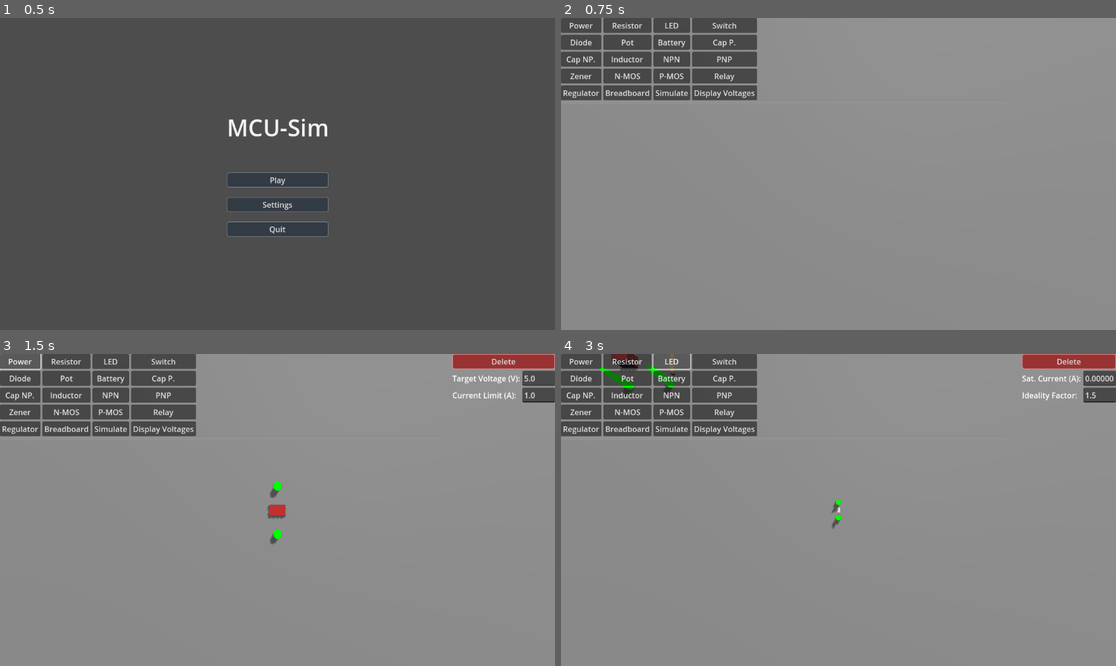
Above: before the commit, frames 1-4 (two rows, left to right).
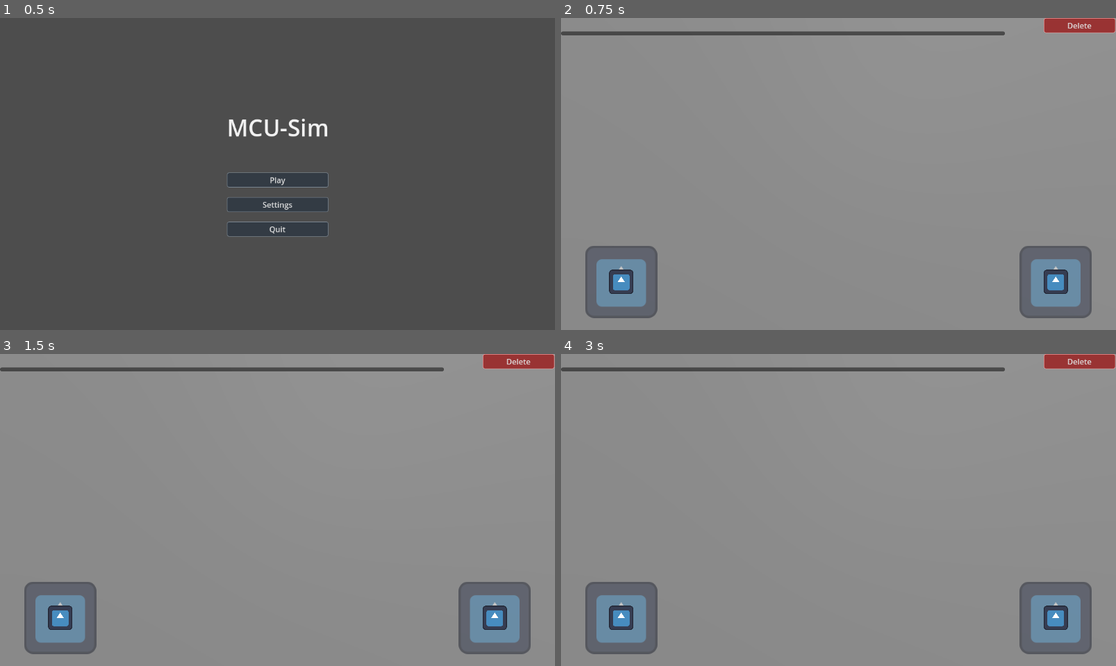
Above: after the commit, the same moments.

Repository: supastishn/mcu-sim
Game: Godot game, scene res://ui/MainMenu.tscn
The game is run twice, just before and just after one commit, with the same random seed, the same clock (stepped at 60 frames per second) and the same inputs. The engine's default icon, where the game draws it, is replaced by a stand-in: a white triangle on a blue panel in a dark square.
Inputs (mouse positions are in pixels of both pictures, inside the frame that each line leads up to):
- Up to frame 1 (0.5 s): no input
- Up to frame 2 (0.75 s): click "Play" at 0.5 s
- Up to frame 3 (1.5 s): click (22, 360) at 1.25 s, where only the run before the commit has a clickable "Power"
- Up to frame 4 (3 s): click (627, 360) at 2 s, where only the run before the commit has a clickable "Resistor"; click (672, 360) at 2.75 s, where only the run before the commit has a clickable "LED"

Frame 1 is identical in both runs. In frame 2, 15% of the frame differs, in the area x 0-100%, y 0-97%; in frame 3, 16%; in frame 4, 16%.
Error after the commit: Parse Error: Could not parse global class "PNPBJT3D" from "res://components/PNPBJT3D.gd". (res://CircuitGraph.gd:165)

Commit message:
fix: correct PNP BJT logic, solver convergence, PMOS test, and cleanup preloads

Diff:
--- a/CircuitGraph.gd
+++ b/CircuitGraph.gd
@@ -2,8 +2,6 @@
 
 class_name CircuitGraph
 
-const LinearSolver = preload("res://solvers/LinearSolver.gd")
-const NewtonRaphsonSolver = preload("res://solvers/NewtonRaphsonSolver.gd")
 const GMIN                := 1.0e-12 # Minimum conductance to ground for all nodes
 const R_LED_ON            := 0.1
 const R_LED_OFF           := 1.0e9
--- a/components/NPNBJT3D.gd
+++ b/components/NPNBJT3D.gd
@@ -1,8 +1,6 @@
 extends Node3D
 
 class_name NPNBJT3D
-
-const LinearSolver = preload("res://solvers/LinearSolver.gd")
 
 
 ## Emitted when a key property of the BJT changes.
--- a/components/PNPBJT3D.gd
+++ b/components/PNPBJT3D.gd
@@ -1,8 +1,6 @@
 extends Node3D
 
 class_name PNPBJT3D
-
-const LinearSolver = preload("res://solvers/LinearSolver.gd")
 
 
 ## Emitted when a key property of the BJT changes.
@@ -135,14 +133,13 @@
 
 	var region = "OFF"
 	var Vth = 0.5
-	if not is_nan(Veb):
-		var Vb_minus_Vc = Vb - Vc
+	if not is_nan(Veb) and not is_nan(Vcb):
 		if Veb > Vth:
-			if Vb_minus_Vc > Vth:
+			if Vcb > Vth:
 				region = "SATURATION"
 			else:
 				region = "ACTIVE"
-		elif Vb_minus_Vc > Vth:
+		elif Vcb > Vth:
 			region = "INVERSE"
 
 	var Vec = Ve - Vc
@@ -176,13 +173,23 @@
 	comp_data.properties["_internal_veb"] = clampf(Veb, -5.0, Vcrit_clamp)
 	comp_data.properties["_internal_vcb"] = clampf(Vcb, -5.0, Vcrit_clamp)
 
+	var Veb = Ve - Vb
+	var Vcb = Vc - Vb
+
+	# Clamp junction voltages to prevent extreme values in the stamp function
+	var Vcrit_clamp = THERMAL_VOLTAGE * log(1e14) # Use same Vcrit as in stamp() for consistency
+	comp_data.properties["_internal_veb"] = clampf(Veb, -5.0, Vcrit_clamp)
+	comp_data.properties["_internal_vcb"] = clampf(Vcb, -5.0, Vcrit_clamp)
+
 	var previous_region = comp_data.properties["operating_region"]
 	var new_region = "OFF"
 	var Vth = 0.5
-	if (Ve - Vb) > Vth:
-		if (Vb - Vc) > Vth: new_region = "SATURATION"
-		else: new_region = "ACTIVE"
-	elif (Vb - Vc) > Vth:
+	if Veb > Vth: # Emitter-Base forward biased
+		if Vcb > Vth: # Collector-Base forward biased
+			new_region = "SATURATION"
+		else:
+			new_region = "ACTIVE"
+	elif Vcb > Vth: # Emitter-Base reverse biased, Collector-Base forward biased
 		new_region = "INVERSE"
 
 	if new_region != previous_region:
@@ -256,11 +263,19 @@
 	var Ib_conv_last = -(Ie_mag_last - Ic_mag_last)
 
 	# We need to add the RHS for the Newton-Raphson update, which is J*V_last - F(V_last).
-	# For PNP, KCL error vector F is [-Ie, Ic, Ib].
+	# For PNP, KCL error vector F is [Ie, -Ic, -Ib] (currents LEAVING node).
+	# The Ebers-Moll currents are conventional (Ie in, Ic/Ib out).
+	# So F is [-Ie_conv, Ic_conv, Ib_conv].
 	# The Jacobian d(F)/dV has already been stamped.
-	var rhs_e = (Ie_conv_last) - (g_pi_pnp * Veb - gm_r_pnp * Vcb)
-	var rhs_c = (-gm_f_pnp * Veb + g_mu_pnp * Vcb) - (Ic_conv_last)
-	var rhs_b = ((gm_f_pnp - g_pi_pnp) * Veb + (gm_r_pnp - g_mu_pnp) * Vcb) - (Ib_conv_last)
+	# RHS = J*V_last - F(V_last)
+
+	var J_V_e = (-g_pi_pnp * Veb - gm_r_pnp * Vcb)
+	var J_V_c = (-gm_f_pnp * Veb + g_mu_pnp * Vcb)
+	var J_V_b = ((gm_f_pnp - g_pi_pnp) * Veb + (g_mu_pnp - gm_r_pnp) * Vcb)
+
+	var rhs_e = J_V_e - (-Ie_conv_last)
+	var rhs_c = J_V_c - Ic_conv_last
+	var rhs_b = J_V_b - Ib_conv_last
 
 	if idx_e != -1: b[idx_e] += rhs_e
 	if idx_c != -1: b[idx_c] += rhs_c
--- a/solvers/NewtonRaphsonSolver.gd
+++ b/solvers/NewtonRaphsonSolver.gd
@@ -1,9 +1,6 @@
 extends Node
 
 class_name NewtonRaphsonSolver
-
-const LinearSolver = preload("res://solvers/LinearSolver.gd")
-
 
 ## Solves a non-linear circuit using Newton-Raphson.
 static func solve(circuit_graph: CircuitGraph, system: Dictionary, delta_time: float) -> bool:
@@ -114,9 +111,10 @@
 
 		circuit_graph._last_solver_debug_info.push_back(iter_info)
 
-		_update_all_nonlinear_states(circuit_graph, system)
+		var state_changed = _update_all_nonlinear_states(circuit_graph, system)
 
-		if _check_convergence(delta_x, v_tolerance):
+		# Converged ONLY if the update is small AND no component states changed.
+		if not state_changed and _check_convergence(delta_x, v_tolerance):
 			return true
 
 	var msg = "NR failed to converge after {i} iterations.".format({"i": max_iter})
--- a/tests/test_circuits.gd
+++ b/tests/test_circuits.gd
@@ -1207,9 +1207,11 @@
 	print_debug("    SAT solve → region=" + region_str + " , Id=" + str(id_val))
 	if not TestUtils.assert_equals(res.get("region",""), "SATURATION", "PMOS Test (SAT): Region is SATURATION"): ok = false
 	var Vsg_sat = res.get("Vgs", NAN) * -1.0
+	var Vsd_sat = res.get("Vds", NAN) * -1.0
 	var kp_sat = pmos_sat.transconductance_parameter
 	var vt_sat = pmos_sat.threshold_voltage
-	var expected_id_sat = 0.5 * kp_sat * pow(Vsg_sat - vt_sat, 2)
+	var p_lambda_sat = pmos_sat.lambda
+	var expected_id_sat = 0.5 * kp_sat * pow(Vsg_sat - vt_sat, 2) * (1.0 + p_lambda_sat * Vsd_sat)
 	if not TestUtils.assert_approx_equals(id_val, expected_id_sat, 0.01, "PMOS Test (SAT): Id matches expected"): ok = false
 	rig.cleanup()
 	return ok
